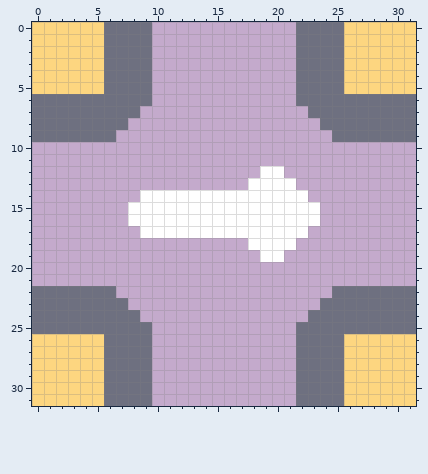
Pixel-art sprite -- sprites/blocks/liquids/directed-conduit/directed-conduit-top-3.png. That is the earlier state.
The file is 32x32 pixels.
The same view after the edit:
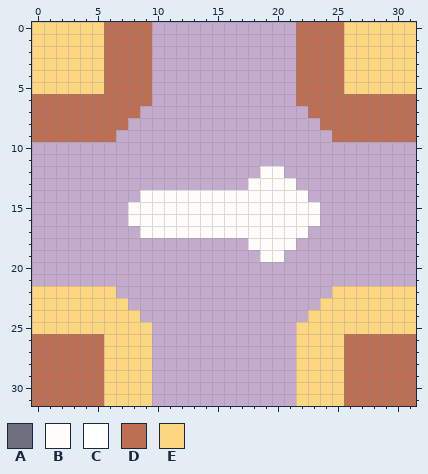
Palette (. is transparent): A #6e7080  B #fffcf9  C #ffffff  D #bc6f52  E #fdd680
Changes in this commit:
Changed rows in their new state; - is an unchanged pixel.
first column x 0:
 0 ------DDDD------------DDDD------
 1 ------DDDD------------DDDD------
 2 ------DDDD------------DDDD------
 3 ------DDDD------------DDDD------
 4 ------DDDD------------DDDD------
 5 ------DDDD------------DDDD------
 6 DDDDDDDDDD------------DDDDDDDDDD
 7 DDDDDDDDD--------------DDDDDDDDD
 8 DDDDDDDD----------------DDDDDDDD
 9 DDDDDDD------------------DDDDDDD
12 -------------------BB-----------
13 ------------------BBBB----------
14 ---------BBBBBBBBBBBBBB---------
15 --------BBBBBBBBBBBBBBBB--------
16 --------BBBBBBBBBBBBBBBB--------
17 ---------BBBBBBBBBBBBBB---------
18 ------------------BBBB----------
19 -------------------BB-----------
22 EEEEEEE------------------EEEEEEE
23 EEEEEEEE----------------EEEEEEEE
24 EEEEEEEEE--------------EEEEEEEEE
25 EEEEEEEEEE------------EEEEEEEEEE
26 DDDDDDEEEE------------EEEEDDDDDD
27 DDDDDDEEEE------------EEEEDDDDDD
28 DDDDDDEEEE------------EEEEDDDDDD
29 DDDDDDEEEE------------EEEEDDDDDD
30 DDDDDDEEEE------------EEEEDDDDDD
31 DDDDDDEEEE------------EEEEDDDDDD
Where, in picture pixels (left, top, right, bottom), the same in both pictures:
changed: (32, 22, 416, 406)
